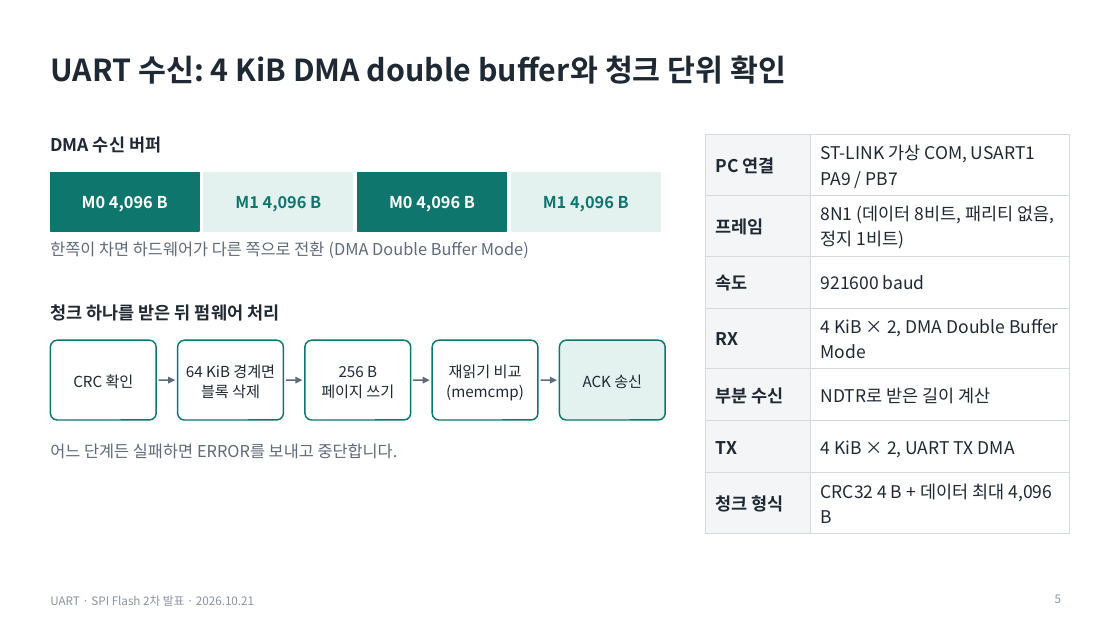
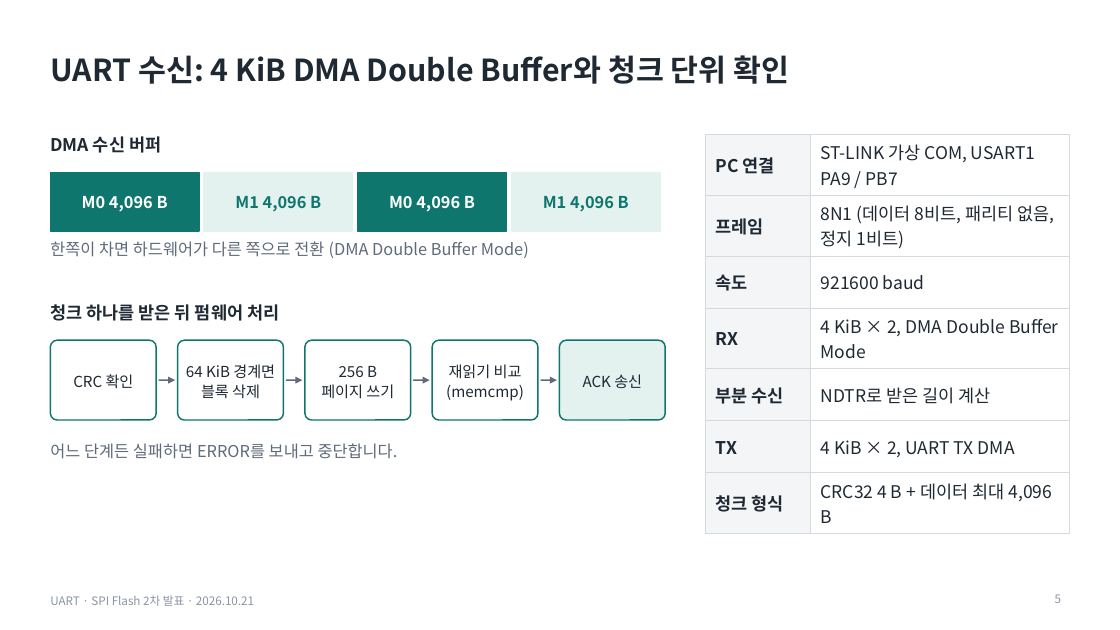
Before and after one commit to dazement/STM32-BMP-file-store-in-Flash-memory, a slide deck: slide 5 of presentation_oct20/output/UART_SPIFlash_2차발표_1021.pptx. Drawn at 1120x630 pixels with LibreOffice and Linux fonts; fonts in the diff are those of the drawing. Boxes give left, top, right and bottom in pixels: in the first picture for what was removed or moved away, otherwise in the second. Text is boxed around its words. In the diff, an @@ line names an element or a change of style, - is before the commit and + after.

```diff
--- a/presentation_oct20/output/UART_SPIFlash_2차발표_1021.pptx
+++ b/presentation_oct20/output/UART_SPIFlash_2차발표_1021.pptx
@@ title at [50,55,790,84]: text changed @@
-UART 수신: 4 KiB DMA double buffer와 청크 단위 확인
+UART 수신: 4 KiB DMA Double Buffer와 청크 단위 확인
```
Also in this commit, not shown: 2 other slides changed.
